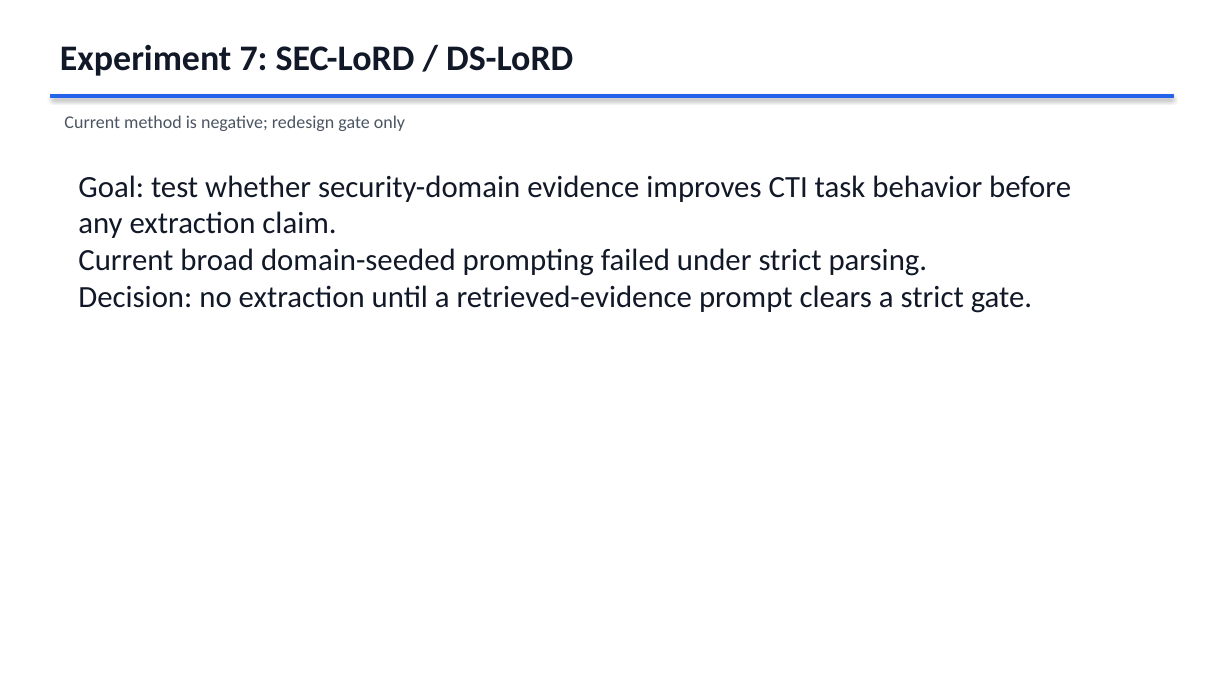
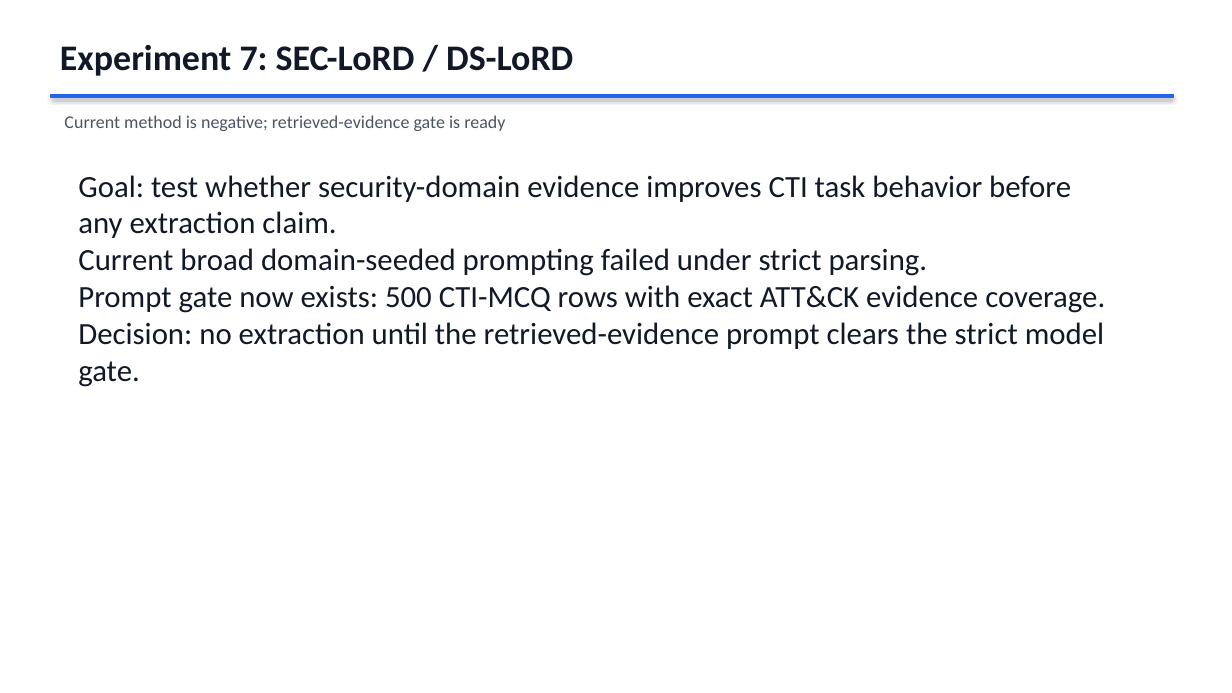
Before and after one commit to garypagangit/praxis, a slide deck: slide 1 of paper/portfolio_experiment_decks/EXPERIMENT_07_SEC_LORD_REDESIGN_GATE_DECK_20260514.pptx. Drawn at 1232x693 pixels with LibreOffice and Linux fonts; fonts in the diff are those of the drawing. Boxes give left, top, right and bottom in pixels: in the first picture for what was removed or moved away, otherwise in the second. Text is boxed around its words. In the diff, an @@ line names an element or a change of style, - is before the commit and + after.

Commit message:
Add SEC-LoRD retrieved-evidence gate readiness

```diff
--- a/paper/portfolio_experiment_decks/EXPERIMENT_07_SEC_LORD_REDESIGN_GATE_DECK_20260514.pptx
+++ b/paper/portfolio_experiment_decks/EXPERIMENT_07_SEC_LORD_REDESIGN_GATE_DECK_20260514.pptx
@@ text at [64, 115, 505, 131]: text changed @@
-Current method is negative; redesign gate only
+Current method is negative; retrieved-evidence gate is ready
@@ text at [78, 285, 1105, 387]: text changed @@
-Decision: no extraction until a retrieved-evidence prompt clears a strict gate.
+Prompt gate now exists: 500 CTI-MCQ rows with exact ATT&CK evidence coverage.
+Decision: no extraction until the retrieved-evidence prompt clears the strict model gate.
```
Also in this commit, not shown: 1 other slide changed, 1 slide added, 8 other files.
